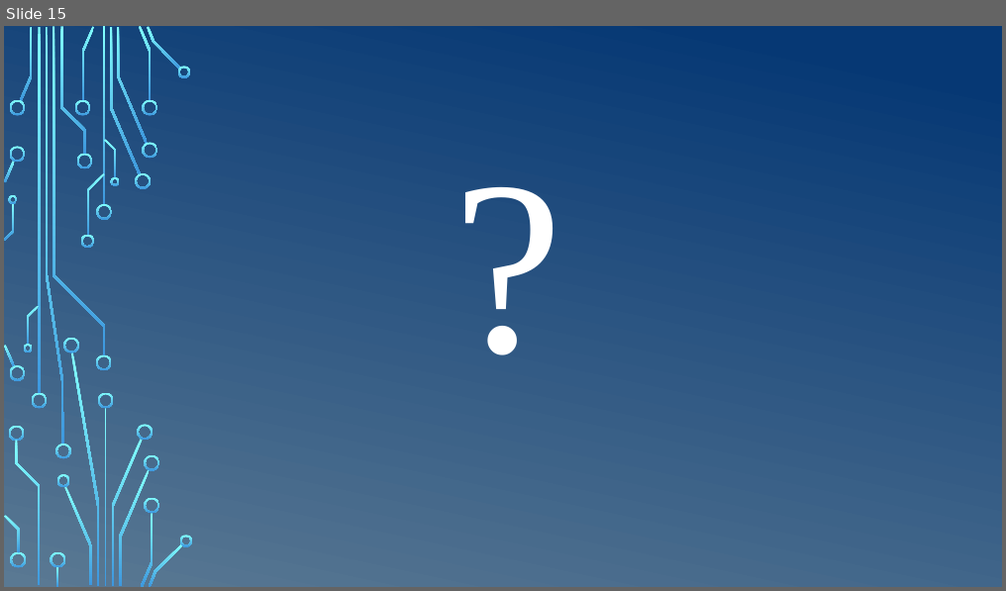
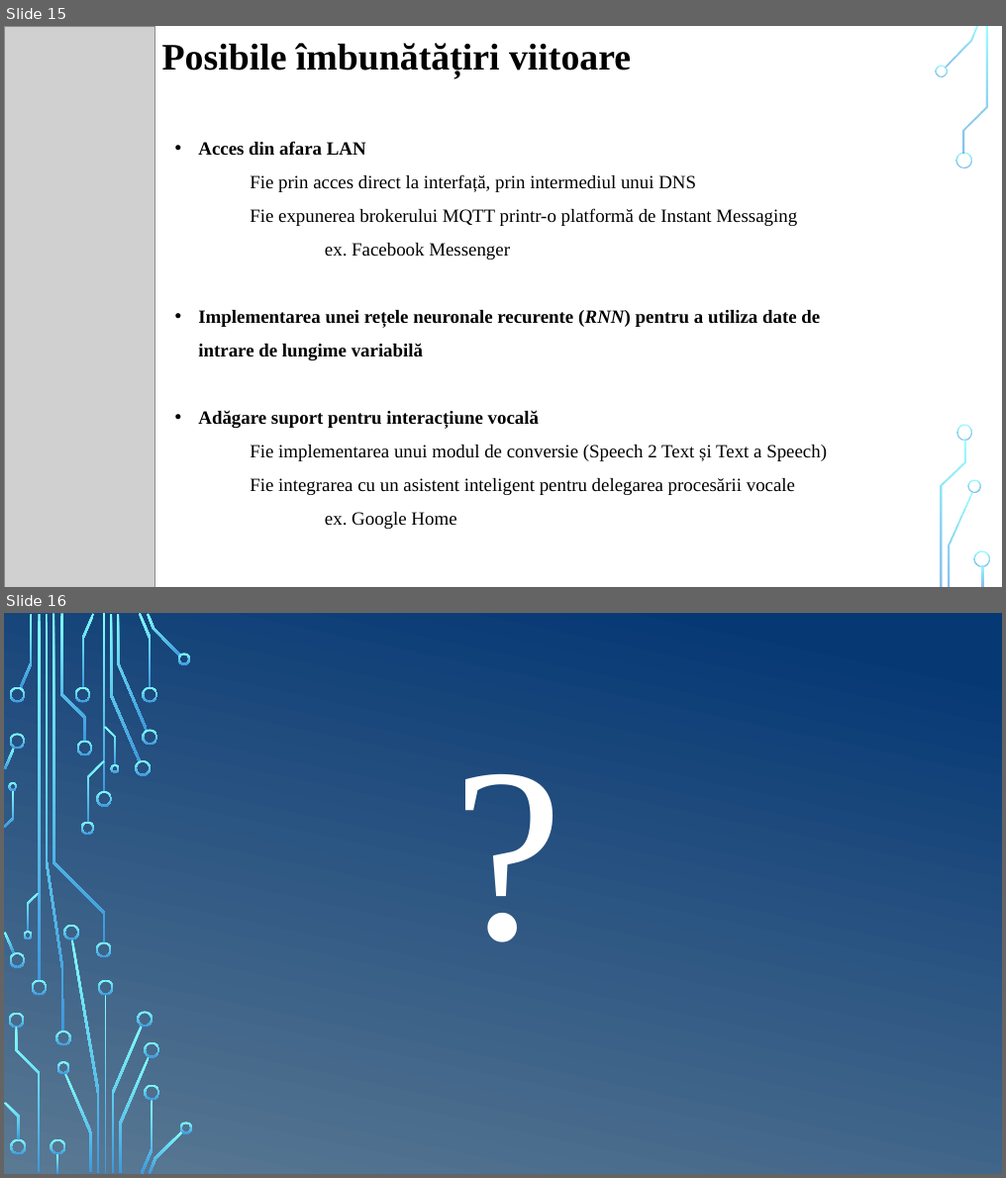
Before and after one commit to liviubrinza/alice, a slide deck: documentation/Prezentare.pptx. Shown one above the other, each under a label of ours: slide 15 before the commit, slides 15 and 16 after it. The pictures are 1006x591 and 1006x1178 pixels, drawn with LibreOffice and Linux fonts; fonts in the diff are those of the drawing; grey boxes stand for pictures; background and template pictures are left out. Boxes give left, top, right and bottom in pixels: in the first picture for what was removed or moved away, otherwise in the second. Text is boxed around its words. In the diff, an @@ line names an element or a change of style, - is before the commit and + after.

Commit message:
update

```diff
--- a/documentation/Prezentare.pptx
+++ b/documentation/Prezentare.pptx
@@ slide 15 added at [4,26,1002,587], background picture (left out) @@
@@ picture added at [4,26,154,587] @@
@@ text added at [162,43,631,77], 36 pt, text #000000, bold @@
+Posibile îmbunătățiri viitoare
@@ text added at [198,141,827,529], 18 pt, text #000000 @@
+• Acces din afara LAN
+Fie prin acces direct la interfață, prin intermediul unui DNS
+Fie expunerea brokerului MQTT printr-o platformă de Instant Messaging
+ex. Facebook Messenger
+• Implementarea unei rețele neuronale recurente (RNN) pentru a utiliza date de intrare de lungime variabilă
+• Adăgare suport pentru interacțiune vocală
+    Fie implementarea unui modul de conversie (Speech 2 Text și Text a Speech)
+    Fie integrarea cu un asistent inteligent pentru delegarea procesării vocale
+    ex. Google Home
@@ group added at [4,26,990,587]: 17 freeform shapes, 2 rectangles @@
@@ what was slide 15 is now slide 16 @@
```
